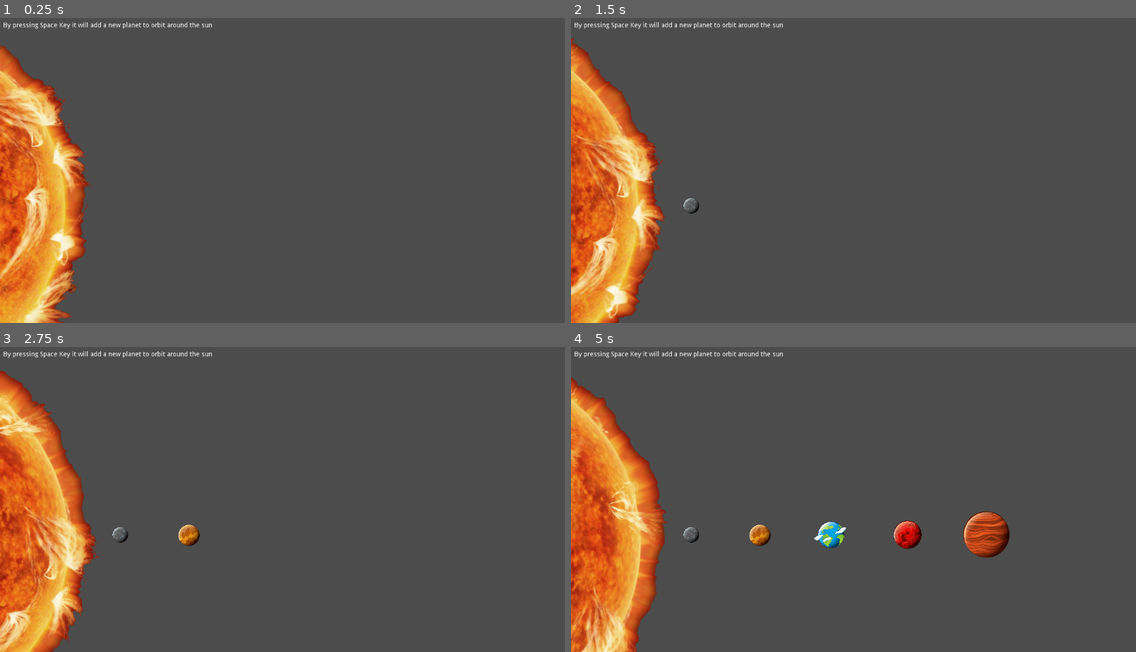
Above: before the commit, frames 1-4 (two rows, left to right).
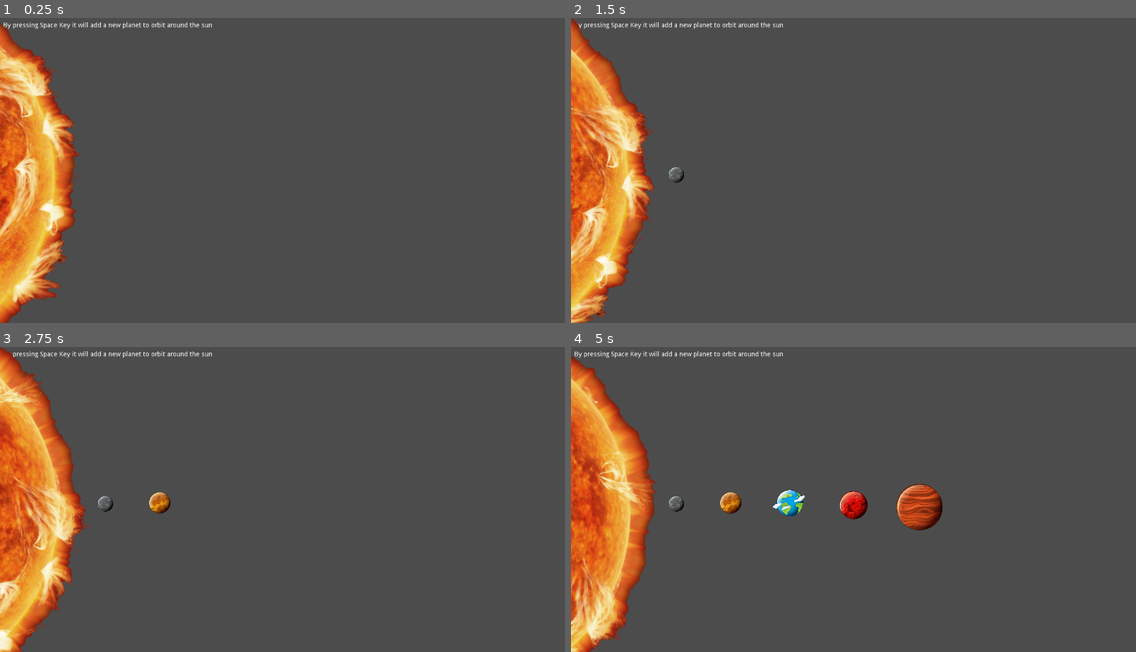
Above: after the commit, the same moments.

Repository: ncdev2015/SolarSystem-Godot
Game: Godot game, scene res://main/main.tscn
Same seed, same stepped clock (60 frames per second), same inputs: the game is played once before the commit and once after it.
Inputs:
- Up to frame 1 (0.25 s): no input
- Up to frame 2 (1.5 s): tap Enter at 0.5 s; tap Space at 0.77 s
- Up to frame 3 (2.75 s): tap Space at 1.52 s
- Up to frame 4 (5 s): tap Space at 3.02, 3.77, 4.52 s

The runs differ from the first frame. In frame 1, 9.7% of the frame differs, in the area x 0-17%, y 1-100%; in frame 2, 9.9%; in frame 3, 9.9%; in frame 4, 13%, in the area x 0-78%, y 3-100%.

Commit message:
Updated: stretch to window and readme.md

Diff:
--- a/main/main.tscn
+++ b/main/main.tscn
@@ -23,31 +23,34 @@
 [node name="Planets" type="Node2D" parent="."]
 
 [node name="MercuryPosition" type="Position2D" parent="Planets"]
-position = Vector2( 255.384, 400 )
+position = Vector2( 223.643, 333.996 )
 
 [node name="VenusPosition" type="Position2D" parent="Planets"]
-position = Vector2( 401.514, 402 )
+position = Vector2( 339.569, 332.975 )
 
 [node name="EarthPosition" type="Position2D" parent="Planets"]
-position = Vector2( 550.988, 400 )
+position = Vector2( 463.369, 332.485 )
 
 [node name="MarsPosition" type="Position2D" parent="Planets"]
-position = Vector2( 714.945, 400 )
+position = Vector2( 600.143, 337.016 )
 
 [node name="JupiterPosition" type="Position2D" parent="Planets"]
-position = Vector2( 882.02, 400 )
+position = Vector2( 740.034, 341.547 )
 
 [node name="SaturnPosition" type="Position2D" parent="Planets"]
-position = Vector2( 1052.03, 400 )
+position = Vector2( 863.224, 343.057 )
 
 [node name="NeptunePosition" type="Position2D" parent="Planets"]
-position = Vector2( 1213.94, 400 )
+position = Vector2( 993.419, 344.567 )
 
 [node name="UranusPosition" type="Position2D" parent="Planets"]
-position = Vector2( 1391.95, 400 )
+position = Vector2( 1144.25, 346.077 )
 
 [node name="Sun" type="Area2D" parent="."]
-position = Vector2( -248.37, 420 )
+position = Vector2( -270.531, 356.503 )
+__meta__ = {
+"_edit_group_": true
+}
 
 [node name="Sprite" type="Sprite" parent="Sun"]
 scale = Vector2( 1.05566, 1.03699 )
--- a/project.godot
+++ b/project.godot
@@ -18,6 +18,8 @@
 
 window/size/width=1200
 window/size/height=650
+window/stretch/mode="viewport"
+window/stretch/aspect="expand"
 
 [physics]
 
Binary file changed: assets/example_1.png
Binary file changed: assets/example_2.png
